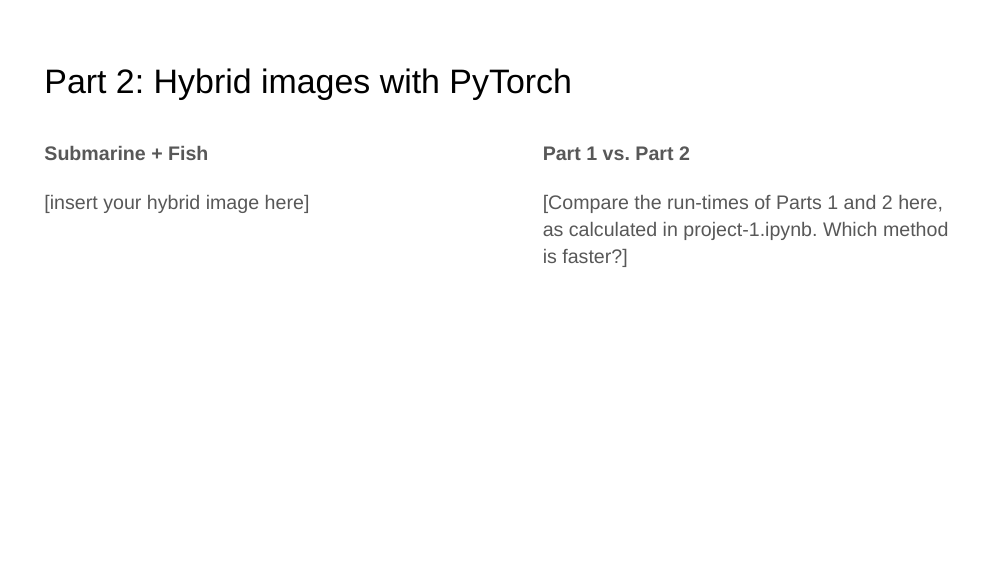
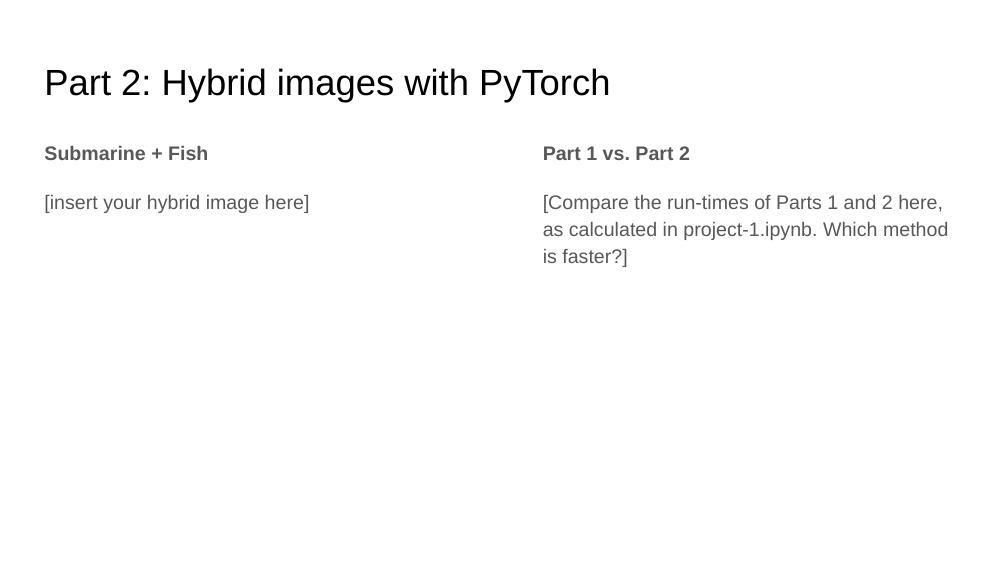
Before and after one commit to aashutoshav/Computer-Vision-Project-1, a slide deck: slide 10 of docs/report.pptx. Drawn at 1008x567 pixels with LibreOffice and Linux fonts; fonts in the diff are those of the drawing. Boxes give left, top, right and bottom in pixels: in the first picture for what was removed or moved away, otherwise in the second. Text is boxed around its words. In the diff, an @@ line names an element or a change of style, - is before the commit and + after.

```diff
--- a/docs/report.pptx
+++ b/docs/report.pptx
@@ title "Part 2: Hybrid images with ..." at box(44, 68, 610, 103): size 24.2 to 26 pt @@
```
Also in this commit, not shown: 20 other slides changed, 1 other file.
